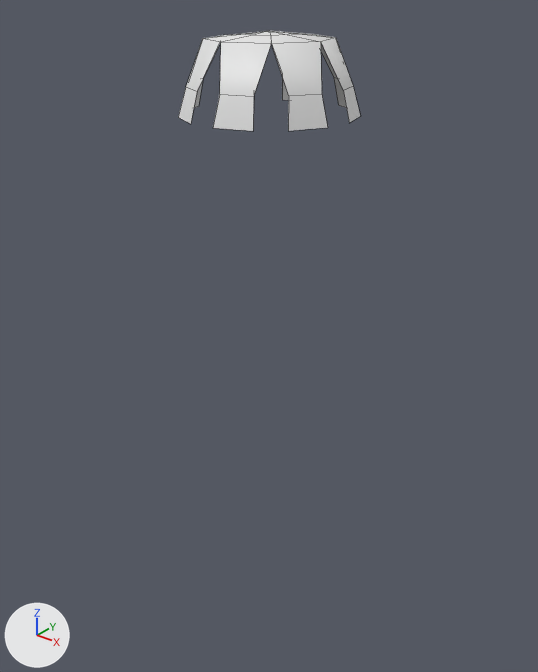
The FBX model Assets/Jochem/Scenes/WorldModels/Props/Fountain/Water/VallendWaterHeelKlein.fbx: old version first, new version second.
Both versions are drawn from a 50 mm lens placed at (30.462, 150.933, 17.934), pointed at (30.029, 151.475, 17.598). Lighting does not change. The marker at lower left points along +X, +Y and +Z. Mesh edges are drawn as thin lines. Where no turn or scale is listed for an object, it has been applied to the vertices.
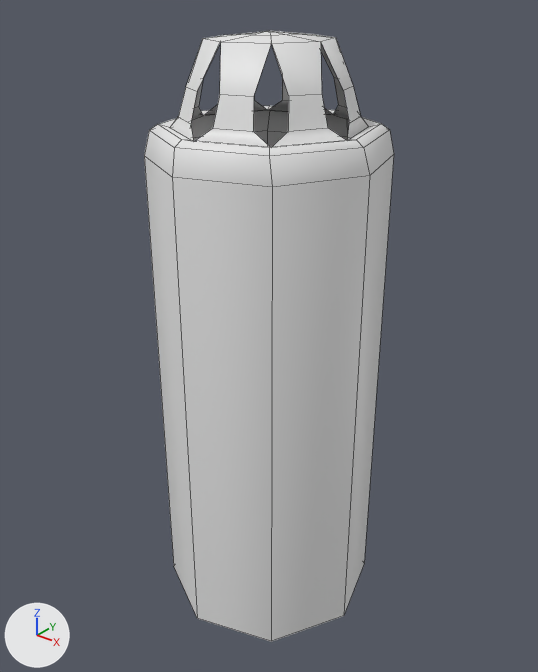
Pixel boxes [x1, y1, x2, y2] of what changed, in the pictures (538 x 672 px):
'Circle.009', reshaped (37% wider, 506% taller)
    before: [178, 31, 360, 131]
    after: [144, 31, 394, 642]
part 1 of me_circle_014, added
    after: [144, 100, 394, 642]

Patch to the scene script:
```diff
--- a/Assets/Jochem/Scenes/WorldModels/Props/Fountain/Water/VallendWaterHeelKlein.fbx.py
+++ b/Assets/Jochem/Scenes/WorldModels/Props/Fountain/Water/VallendWaterHeelKlein.fbx.py
@@ me_circle_014 @@
 # used by ob_circle_009; location = (30.031, 151.473, 17.885)
-me_circle_014.from_pydata(...)  # 49 vertices, 32 faces; spans x -0.082..0.082, y -0.082..0.082, z -0.065..0.005
+me_circle_014.from_pydata(...)  # 89 vertices, 72 faces; spans x -0.115..0.114, y -0.114..0.114, z -0.593..0.005
+# me_circle_014 part 1
+# 34 vertices are added at x -0.115..0.114, y -0.114..0.114, z -0.593..-0.072
+# 6 new vertices lie (0.0, 0.0, 0.492) away from vertices in x -0.115..0.114, y -0.114..0.088, z -0.593..-0.592
+# 40 new faces join them
```
